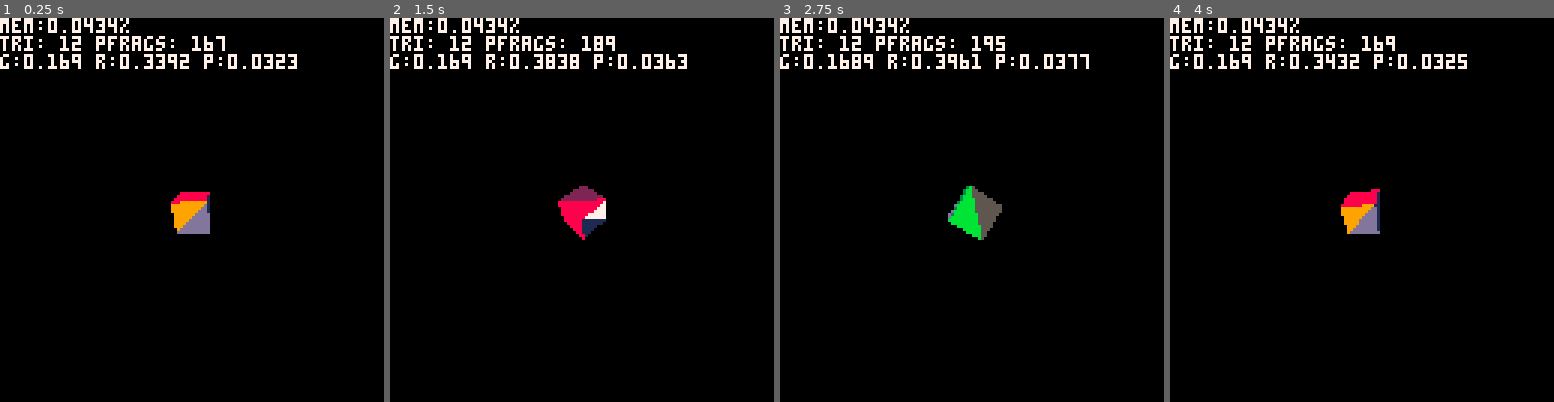
Above: before the commit, frames 1-4 (left to right).
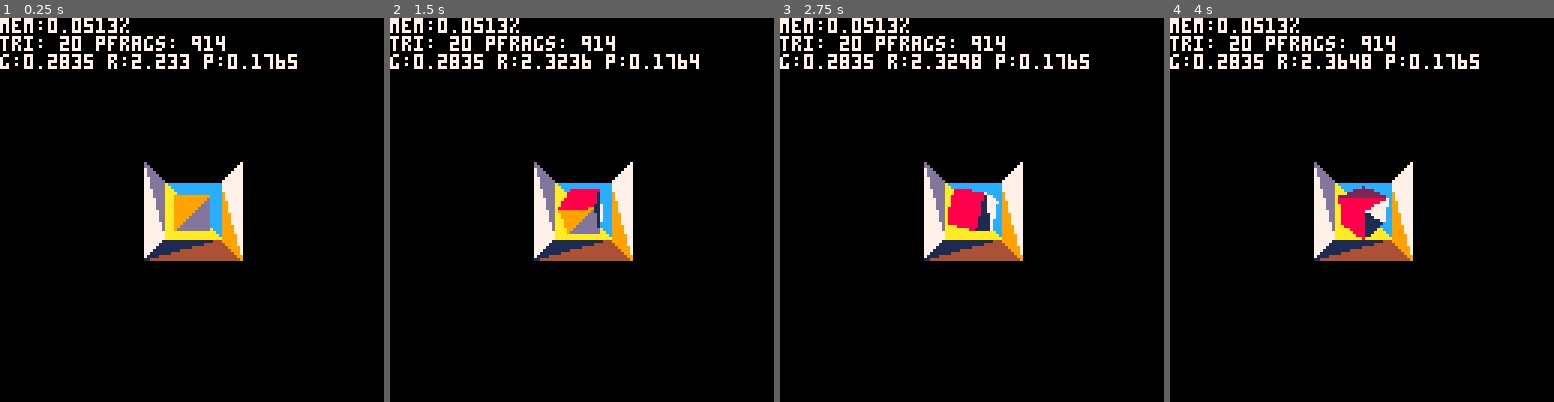
Above: after the commit, the same moments.

Repository: sthilaid/pico-8-carts
Game: PICO-8 cartridge cube.p8
The game is run twice, just before and just after one commit, with the same random seed, the same clock (stepped at 60 frames per second) and the same inputs.
Inputs:
- Up to frame 1 (0.25 s): no input
- Up to frame 2 (1.5 s): no input
- Up to frame 3 (2.75 s): hold Up 2.15-2.42 s
- Up to frame 4 (4 s): hold Down 3.63-3.97 s

The runs differ from the first frame. In frame 1, 5.9% of the frame differs, in the area x 12-78%, y 0-64%; in frame 2, 6.8%; in frame 3, 6.3%; in frame 4, 6.8%, in the area x 12-81%, y 0-64%.

Commit message:
preparation for lighting, added room mesh

Diff:
--- a/cube.p8
+++ b/cube.p8
@@ -12,6 +12,7 @@
 camera={}
 cube={}
 objects={}
+lights={}
 cubeRotMat=0
 screenMat = 0
 
@@ -33,7 +34,12 @@
    --camera = ortho(-5, 5, 5, -5, 0.1, 100)
    camera = perspective(-3, 3, 3, -3, -2, -100)
    cube = object(transmatrix(vpoint(0,0,8)), cubemesh())
+   local room = object(transmatrix(vpoint(0,0,18)), roommesh())
    add(objects, cube)
+   add(objects, room)
+
+   local l1 = dirlight(vnormalize(vdir(0,-1,-1)), 1)
+   add(lights, l1)
 
    cubeRotMat= rotmatrix(0.25/30, 0.1/30, 0.05/30)
    screenMat = mmult(transmatrix(vpoint(64, 64, 0.5)), scalematrix(64, 64, 0.5))
@@ -42,19 +48,19 @@
 function _update()
    if (btn(⬆️)) mtranslate(cube.mat, vpoint(0,0,-cubeMoveSpeed))
    if (btn(⬇️)) mtranslate(cube.mat, vpoint(0,0,cubeMoveSpeed))
-   for obj in all(objects) do
-      local translation = mgettranslation(obj.mat)
-      mtranslate(obj.mat, vscale(translation, -1))
-      obj.mat = mmult(cubeRotMat, obj.mat)
-      mtranslate(obj.mat, translation)
-   end
+
+   local translation = mgettranslation(cube.mat)
+   mtranslate(cube.mat, vscale(translation, -1))
+   cube.mat = mmult(cubeRotMat, cube.mat)
+   mtranslate(cube.mat, translation)
+
    updateDT = stat(1)
 end
 
 function _draw()
    srand(12345)
    cls()
-   render3d(camera, objects)
+   render3d(camera, objects, lights)
    dflush()
 end
 
@@ -272,17 +278,29 @@
 end
 function object(mat, mesh) return {mat=mat, mesh=mesh} end
 
+-- lights: 0-directional, 1-point
+function dirlight(dir, intensity) return {type=0, pos=vpoint(0,0,0), dir=dir, intensity=intensity, campos=0, camdir=0} end
+function pointlight(pos, r0) return {type=1, pos=pos, dir=vdir(0,0,0), r0=r0, campos=0, camdir=0} end
+
 function fragment(v, uv, n)
    return {vx=v[1], vy=v[2], vz=v[3],
            u=uv[1], v = uv[2],
-           nx=n[1], ny=n[2], nz=n[3]}
+           nx=n[1], ny=n[2], nz=n[3],
+           l1pos=false,
+           l1dir=false,
+           l1type=false,
+           l1r0=false,
+   }
 end
 
 -------------------------------------------------------------------------------
 -- rendering pipeline
 
 function geometryVertexShading(projectionMatrix, mesh, v_index, uv_index, n_index,
-                               processedVerticesCache, processedNormalsCache)
+                               processedVerticesCache, processedNormalsCache, lights)
+   -- lighting
+   -- todo
+
    -- projection to camspace
    local camspaceVert = processedVerticesCache[v_index]
    if not camspaceVert then
@@ -316,7 +334,11 @@
    vfrag.vz = screen_v[3]
 end
 
-function processGeometries(cam, objects)
+function processGeometries(cam, objects, lights)
+   for l in all(lights) do
+      l.campos = mapply(cam, l.pos)
+      l.camdir = mapply(cam, l.dir)
+   end
    for obj in all(objects) do
       local mesh = obj.mesh
       local processedVerticesCache = {}
@@ -331,7 +353,7 @@
             local uv_index  = t[tindex][2]
             local n_index   = t[tindex][3]
             local vFrag = geometryVertexShading(projectionMatrix, mesh, v_index, uv_index, n_index,
-                                                processedVerticesCache, processedNormalsCache)
+                                                processedVerticesCache, processedNormalsCache, lights)
             --dprint("pv: "..vstr(vFrag.n))
             add(processedTriangleFrags, vFrag)
          end
@@ -410,7 +432,7 @@
             local depth  = baryInterpValue(barycentric_w, barycentric_u, barycentric_v, p1[3], p2[3], p3[3])
             local uv     = baryInterpPoint(barycentric_w, barycentric_u, barycentric_v, uv1, uv2, uv3)
             local n      = baryInterpVertex(barycentric_w, barycentric_u, barycentric_v, n1, n2, n3)
-            local pfrag = fragment(vpoint(x,y,depth), uv, n)
+            local pfrag  = fragment(vpoint(x,y,depth), uv, n)
             pfrag.col = tricol
             rasterDT += stat(1) - pixelStartDT
             processPixelFragment(pfrag)
@@ -420,15 +442,21 @@
 end
 
 function processPixelFragment(pfrag)
+   if (pget(pfrag.vx, pfrag.vy) != 0) return // kind of depth test
+
    local startDT = stat(1)
    pixelFragCount += 1
+
+   -- lighting todo
+
+   -- pixel render
    pset(pfrag.vx, pfrag.vy, pfrag.col)
    pixelDT += stat(1) - startDT
 end
 
-function render3d(camera, objects)
+function render3d(camera, objects, lights)
    renderStartDT = stat(1)
-   processGeometries(camera, objects)
+   processGeometries(camera, objects, lights)
    renderEndDT = stat(1)
 end
 
@@ -462,12 +490,12 @@
        point2d(0.875000, 0.750000),
        point2d(0.625000, 1.000000)},
       -- normals
-      {vpoint(0.0000, 1.0000, 0.0000),
-       vpoint(0.0000, 0.0000, 1.0000),
-       vpoint(-1.0000, 0.0000, 0.0000),
-       vpoint(0.0000, -1.0000, 0.0000),
-       vpoint(1.0000, 0.0000, 0.0000),
-       vpoint(0.0000, 0.0000, -1.0000)},
+      {vdir(0.0000, 1.0000, 0.0000),
+       vdir(0.0000, 0.0000, 1.0000),
+       vdir(-1.0000, 0.0000, 0.0000),
+       vdir(0.0000, -1.0000, 0.0000),
+       vdir(1.0000, 0.0000, 0.0000),
+       vdir(0.0000, 0.0000, -1.0000)},
       -- triangles (v,uv,n)
       {{{5,1,1}, {3,2,1}, {1,3,1}},
          {{3,2,2}, {8,4,2}, {4,5,2}},
@@ -484,6 +512,43 @@
    -- cullBackface
    true)
 end
+function roommesh()
+   return meshdata(
+        {vpoint(5.000000, 5.000000, -5.000000),
+         vpoint(5.000000, -5.000000, -5.000000),
+         vpoint(5.000000, 5.000000, 5.000000),
+         vpoint(5.000000, -5.000000, 5.000000),
+         vpoint(-5.000000, 5.000000, -5.000000),
+         vpoint(-5.000000, -5.000000, -5.000000),
+         vpoint(-5.000000, 5.000000, 5.000000),
+         vpoint(-5.000000, -5.000000, 5.000000)},
+        {point2d(0.375000, 0.750000),
+         point2d(0.375000, 1.000000),
+         point2d(0.625000, 1.000000),
+         point2d(0.625000, 0.750000),
+         point2d(0.375000, 0.000000),
+         point2d(0.375000, 0.250000),
+         point2d(0.625000, 0.250000),
+         point2d(0.625000, 0.000000),
+         point2d(0.125000, 0.500000),
+         point2d(0.125000, 0.750000),
+         point2d(0.375000, 0.500000),
+         point2d(0.625000, 0.500000)},
+        {vdir(0.0000, 0.0000, -1.0000),
+         vdir(1.0000, 0.0000, 0.0000),
+         vdir(0.0000, 1.0000, 0.0000),
+         vdir(-1.0000, 0.0000, 0.0000)},
+        {{{8,1,1}, {3,2,1}, {4,3,1}},
+         {{6,4,2}, {7,5,2}, {8,6,2}},
+         {{8,7,3}, {2,8,3}, {6,9,3}},
+         {{4,3,4}, {1,10,4}, {2,8,4}},
+         {{8,1,1}, {7,11,1}, {3,2,1}},
+         {{6,4,2}, {5,12,2}, {7,5,2}},
+         {{8,7,3}, {4,3,3}, {2,8,3}},
+         {{4,3,4}, {3,2,4}, {1,10,4}}}
+        )
+end
+
 
 __gfx__
 00000000000000000000000000000000000000000000000000000000000000000000000000000000000000000000000000000000000000000000000000000000
